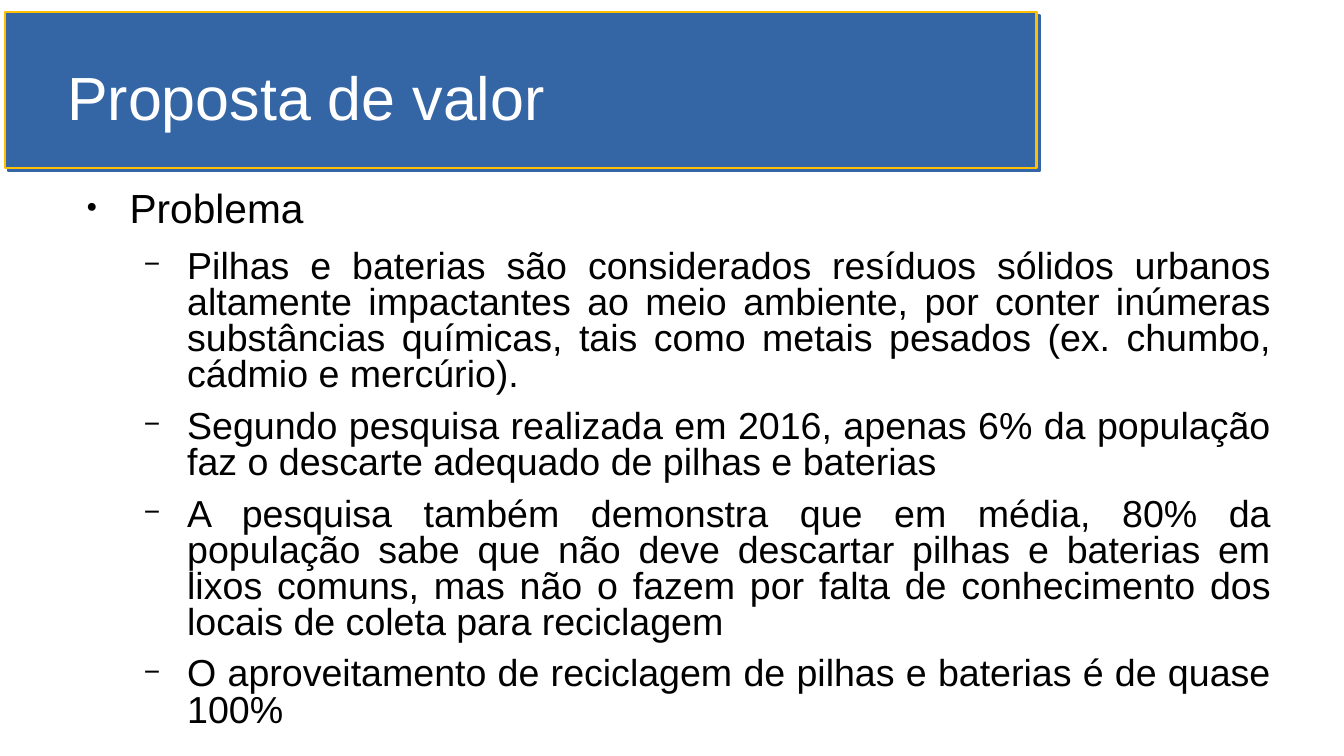
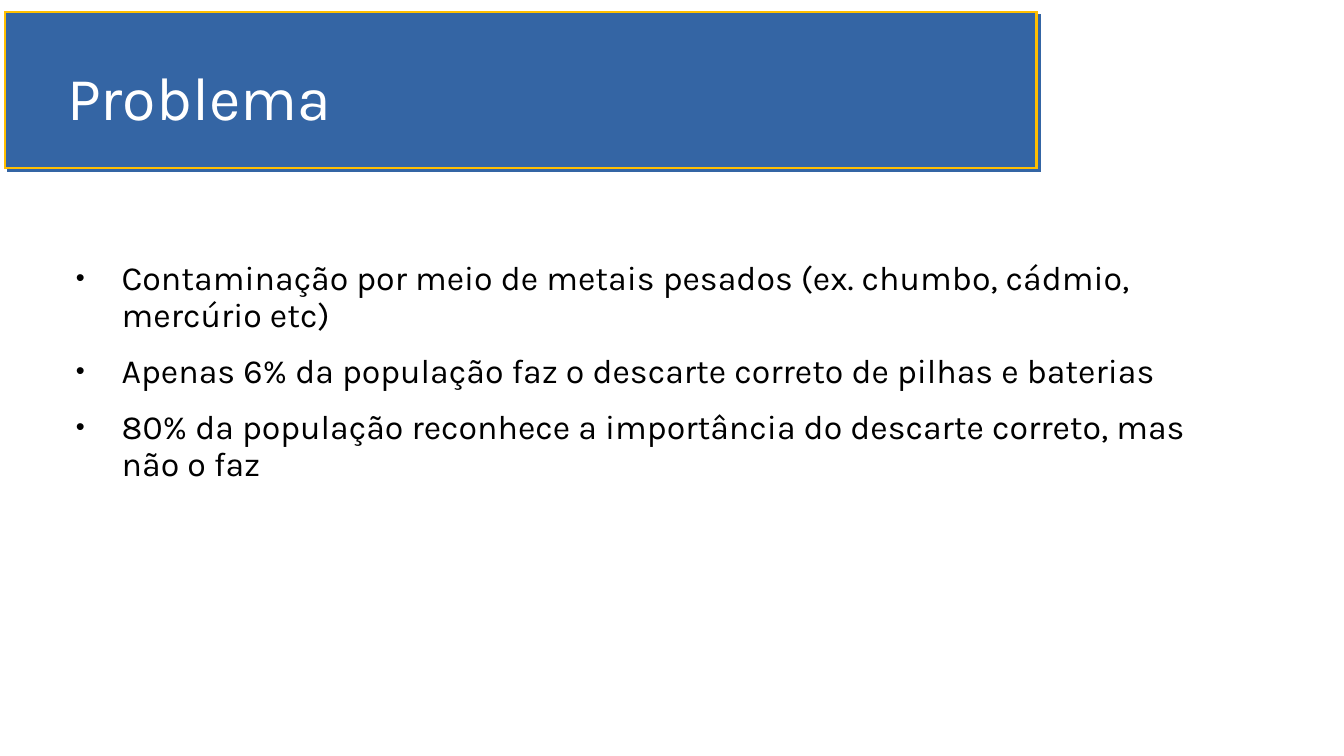
Before and after one commit to MBA-Impacta/mvp-coleta-consciente-descricao, a slide deck: slide 4 of SlidesMVP.odp. Drawn at 1344x756 pixels with LibreOffice and Linux fonts; fonts in the diff are those of the drawing. Boxes give left, top, right and bottom in pixels: in the first picture for what was removed or moved away, otherwise in the second. Text is boxed around its words. In the diff, an @@ line names an element or a change of style, - is before the commit and + after.

```diff
--- a/SlidesMVP.odp
+++ b/SlidesMVP.odp
@@ rectangle removed at box(5, 12, 1037, 168) @@
@@ freeform shape added at box(5, 12, 1037, 168), fill #3465A4, outline #FFBF00 1.42 pt @@
@@ title at box(67, 78, 331, 121): text changed; font Arial to Karla @@
-Proposta de valor
+Problema
@@ text at box(122, 264, 1184, 477): text changed; size 22.2 to 20 pt; font Arial to Karla @@
-● Problema
-  − Pilhas e baterias são considerados resíduos sólidos urbanos altamente impactantes ao meio ambiente, por conter inúmeras substâncias químicas, tais como metais pesados (ex. chumbo, cádmio e mercúrio).
-  − Segundo pesquisa realizada em 2016, apenas 6% da população faz o descarte adequado de pilhas e baterias
-  − A pesquisa também demonstra que em média, 80% da população sabe que não deve descartar pilhas e baterias em lixos comuns, mas não o fazem por falta de conhecimento dos locais de coleta para reciclagem
-  − O aproveitamento de reciclagem de pilhas e baterias é de quase 100%
+    • Contaminação por meio de metais pesados (ex. chumbo, cádmio, mercúrio etc)
+    • Apenas 6% da população faz o descarte correto de pilhas e baterias
+    • 80% da população reconhece a importância do descarte correto, mas não o faz
```
Also in this commit, not shown: 8 other slides changed, 3 slides added, 7 slides removed.
